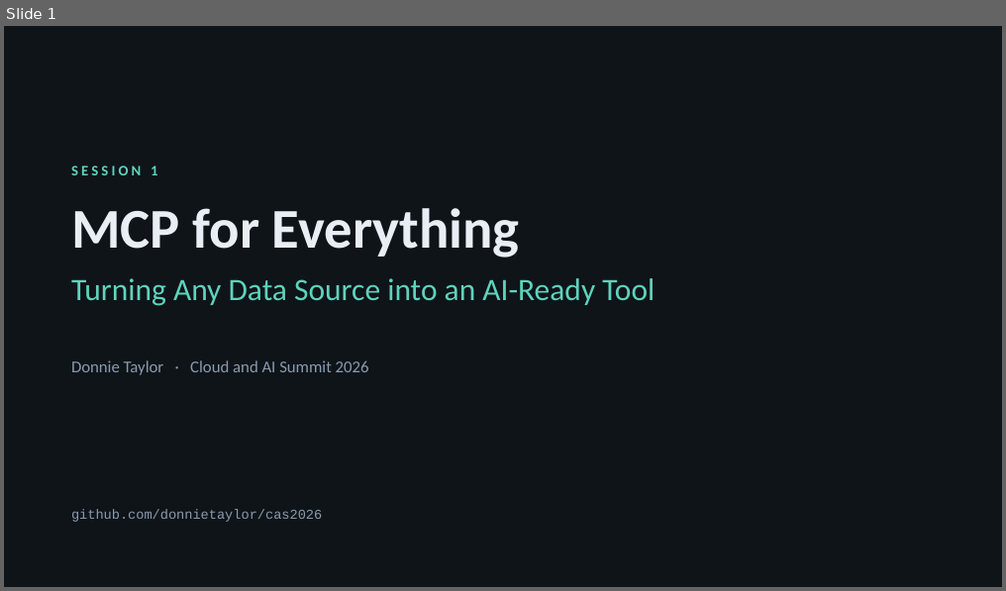
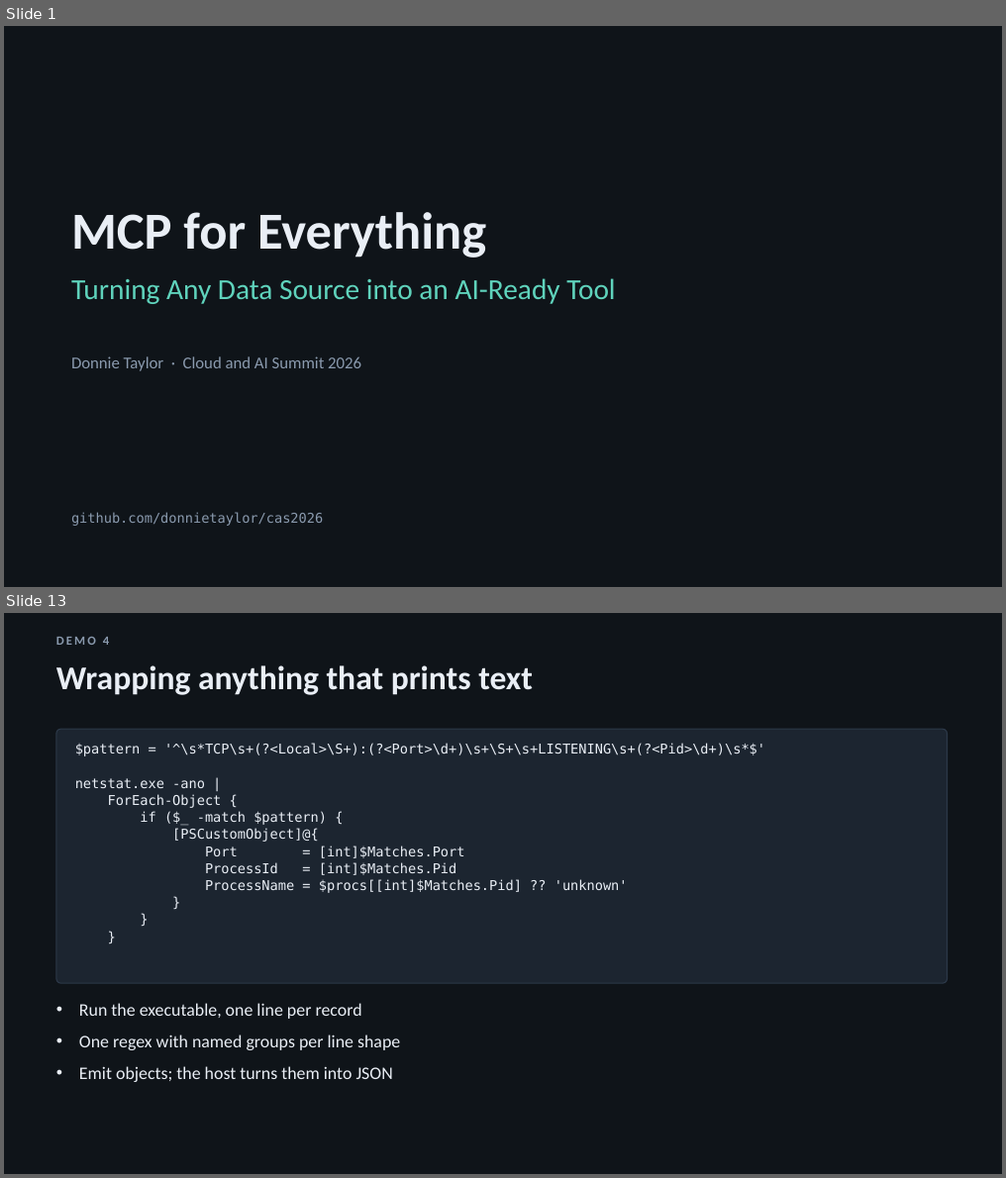
Before and after one commit to donnietaylor/cas2026, a slide deck: mcp-for-everything/slides/session1-mcp-for-everything.pptx. Shown one above the other, each under a label of ours: slide 1 before the commit, slides 1 and 13 after it; the slides between them are not shown. The pictures are 1006x591 and 1006x1178 pixels, drawn with LibreOffice and Linux fonts; fonts in the diff are those of the drawing. Boxes give left, top, right and bottom in pixels: in the first picture for what was removed or moved away, otherwise in the second. Text is boxed around its words. In the diff, an @@ line names an element or a change of style, - is before the commit and + after.

```diff
--- a/mcp-for-everything/slides/session1-mcp-for-everything.pptx
+++ b/mcp-for-everything/slides/session1-mcp-for-everything.pptx
@@ slide 13 added at (x1=4, y1=613, x2=1002, y2=1174), background #0F1419 @@
@@ text added at (x1=56, y1=637, x2=109, y2=645), 12 pt, text #8A9AAE, bold @@
+DEMO 4
@@ text added at (x1=56, y1=665, x2=533, y2=695), 32 pt, text #E9EEF5, bold @@
+Wrapping anything that prints text
@@ rounded rectangle added at (x1=56, y1=729, x2=947, y2=983), fill #1C2530, outline #2C3949 1 pt @@
@@ text added at (x1=75, y1=743, x2=765, y2=893), 13 pt, text #E9EEF5 @@
+$pattern = '^\s*TCP\s+(?<Local>\S+):(?<Port>\d+)\s+\S+\s+LISTENING\s+(?<Pid>\d+)\s*$'
+netstat.exe -ano |
+ForEach-Object {
+if ($_ -match $pattern) {
+[PSCustomObject]@{
+Port = [int]$Matches.Port
+ProcessId = [int]$Matches.Pid
+ProcessName = $procs[[int]$Matches.Pid] ?? 'unknown'
+}
+}
+}
@@ text added at (x1=79, y1=1003, x2=400, y2=1082), 17 pt, text #E9EEF5 @@
+• Run the executable, one line per record
+• One regex with named groups per line shape
+• Emit objects; the host turns them into JSON
@@ slide 1 changed as well @@
@@ text removed at (x1=71, y1=166, x2=157, y2=175) @@
-SESSION 1
@@ text "MCP for Everything" at (x1=71, y1=212, x2=486, y2=258): size 54 to 50 pt @@
@@ text "Turning Any Data Source into ..." at (x1=71, y1=278, x2=615, y2=304): size 30 to 28 pt @@
@@ text "Donnie Taylor · Cloud and ..." rewrapped from (x1=71, y1=361, x2=369, y2=375) to (x1=71, y1=357, x2=361, y2=372) @@
@@ text "github.com/donnietaylor/cas2026" at (x1=71, y1=512, x2=323, y2=526): font Courier New to DejaVu Sans Mono @@
```
Also in this commit, not shown: 1 other slide changed, 18 other slides added, 15 slides removed, 23 other files.
